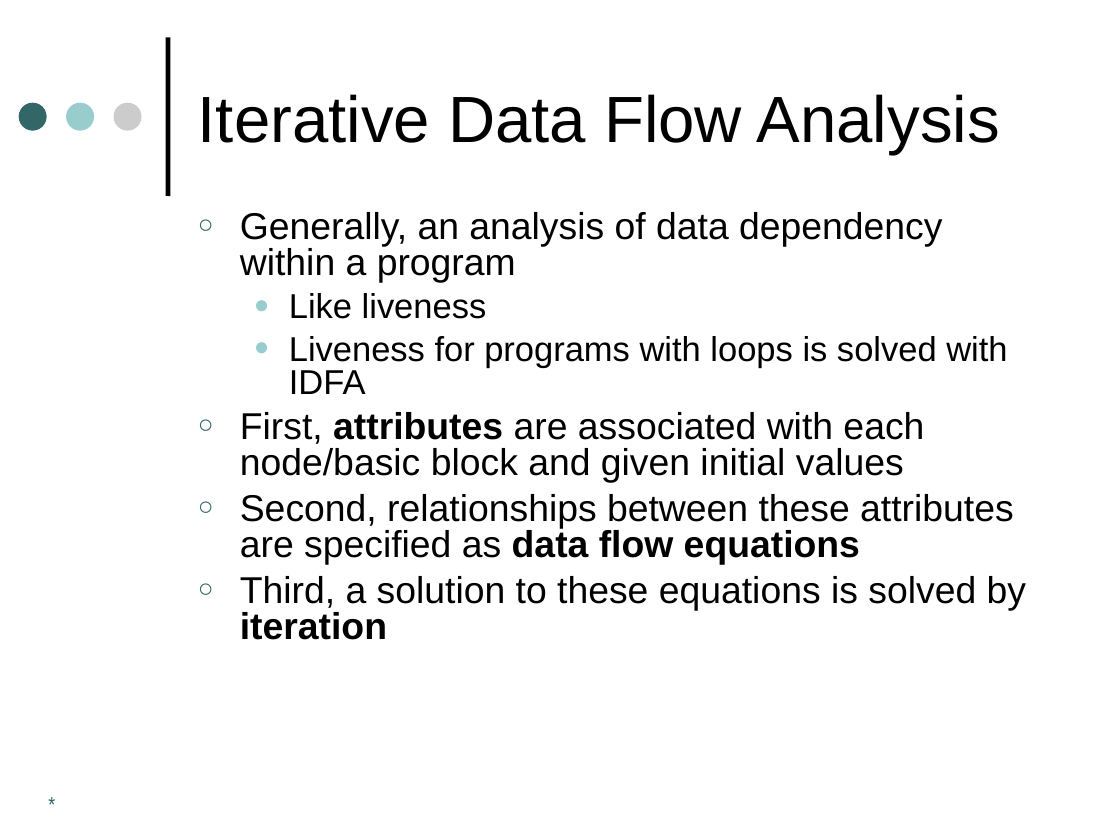
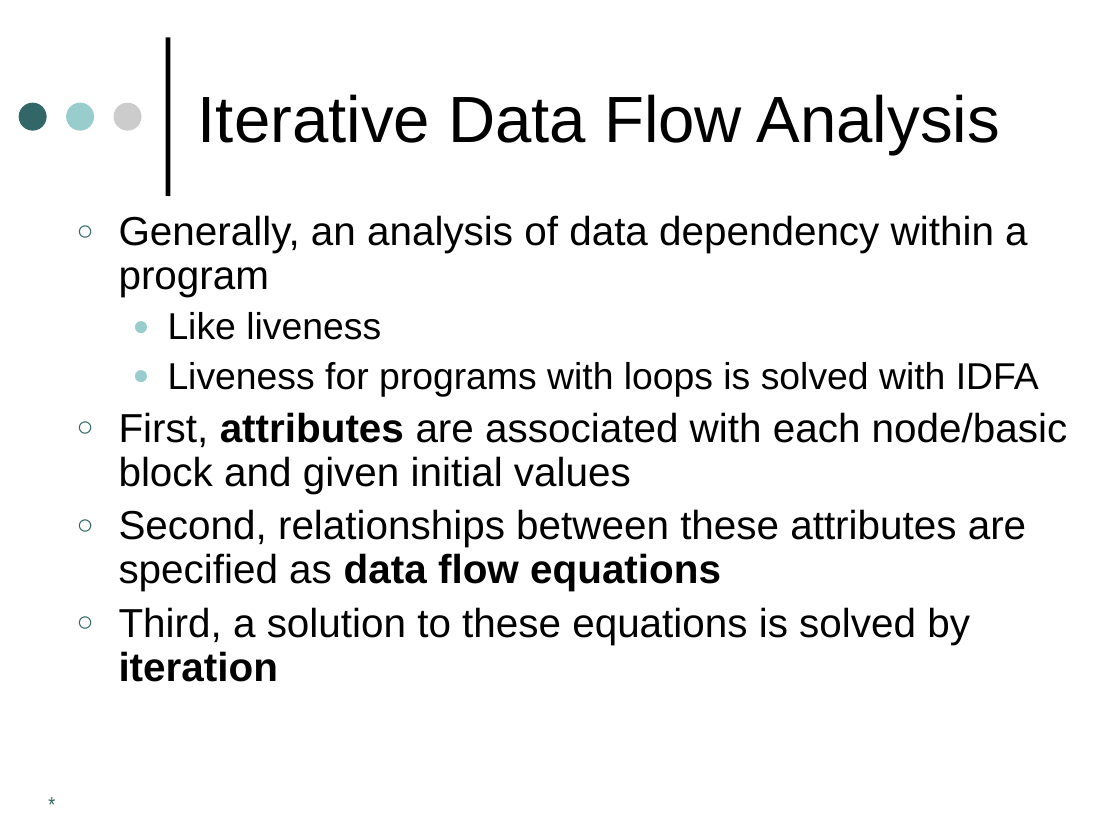
Before and after one commit to harrisonwl/harrisonwl.github.io, a slide deck: slide 23 of assets/courses/compilers/spring2017/slides/Data Flow Analysis 2.ppt. Drawn at 1120x840 pixels with LibreOffice and Linux fonts; fonts in the diff are those of the drawing. Boxes give left, top, right and bottom in pixels: in the first picture for what was removed or moved away, otherwise in the second. Text is boxed around its words. In the diff, an @@ line names an element or a change of style, - is before the commit and + after.

```diff
--- a/assets/courses/compilers/spring2017/slides/Data Flow Analysis 2.ppt
+++ b/assets/courses/compilers/spring2017/slides/Data Flow Analysis 2.ppt
@@ text "Generally, an analysis of data ...": place and size @@
-text "Generally, an analysis of data ..." at [240,212,1026,640]
+text "Generally, an analysis of data ..." at [119,215,1068,682]
@@ text "Generally, an analysis of data ..." at [119,215,1068,682]: size 24.1 to 26 pt in "Generally, an analysis of data dependency within ...", "First, attributes are associated with each node/basic ...", "Second, relationships between these attributes are specified ...", "Third, a solution to these equations is ..."; size 22.2 to 24 pt in "Like liveness", "Liveness for programs with loops is solved ..."; line spacing 0.8 to 0.9 @@
```
Also in this commit, not shown: 4 other slides changed, 3 other files.
